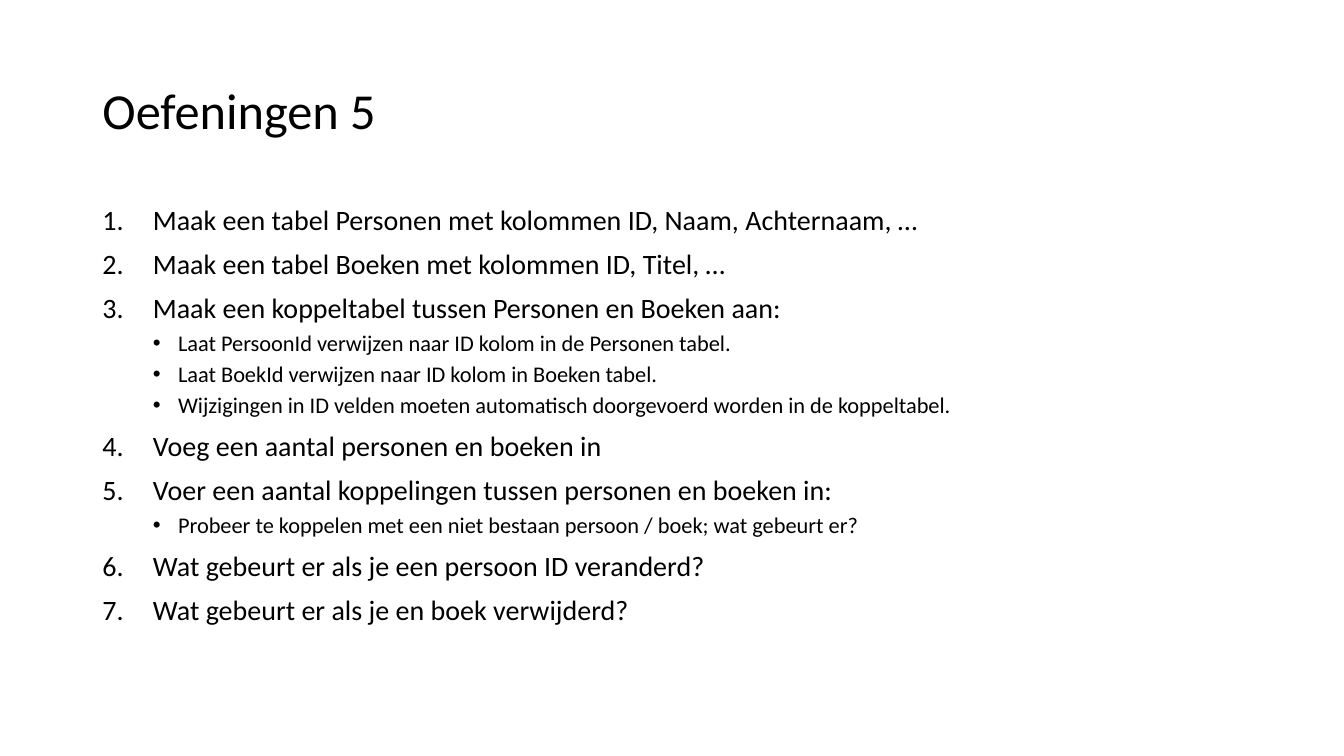
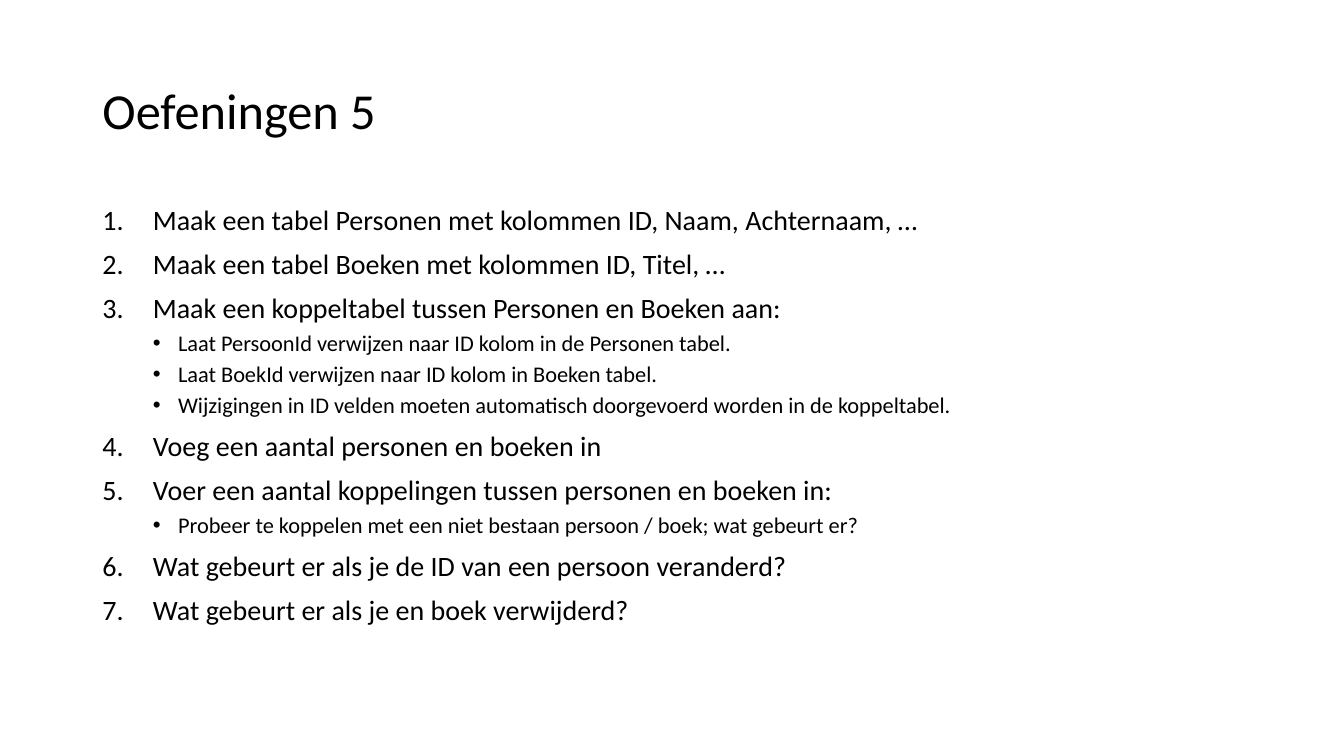
Before and after one commit to LFKoning/knowledge-sharing, a slide deck: slide 72 of sql/sql_introductie.pptx. Drawn at 1344x756 pixels with LibreOffice and Linux fonts; fonts in the diff are those of the drawing. Boxes give left, top, right and bottom in pixels: in the first picture for what was removed or moved away, otherwise in the second. Text is boxed around its words. In the diff, an @@ line names an element or a change of style, - is before the commit and + after.

```diff
--- a/sql/sql_introductie.pptx
+++ b/sql/sql_introductie.pptx
@@ text at bbox=[153, 556, 786, 581]: text changed @@
-6. Wat gebeurt er als je een persoon ID veranderd?
+6. Wat gebeurt er als je de ID van een persoon veranderd?
```
Also in this commit, not shown: 3 other slides changed, 12 other files.
